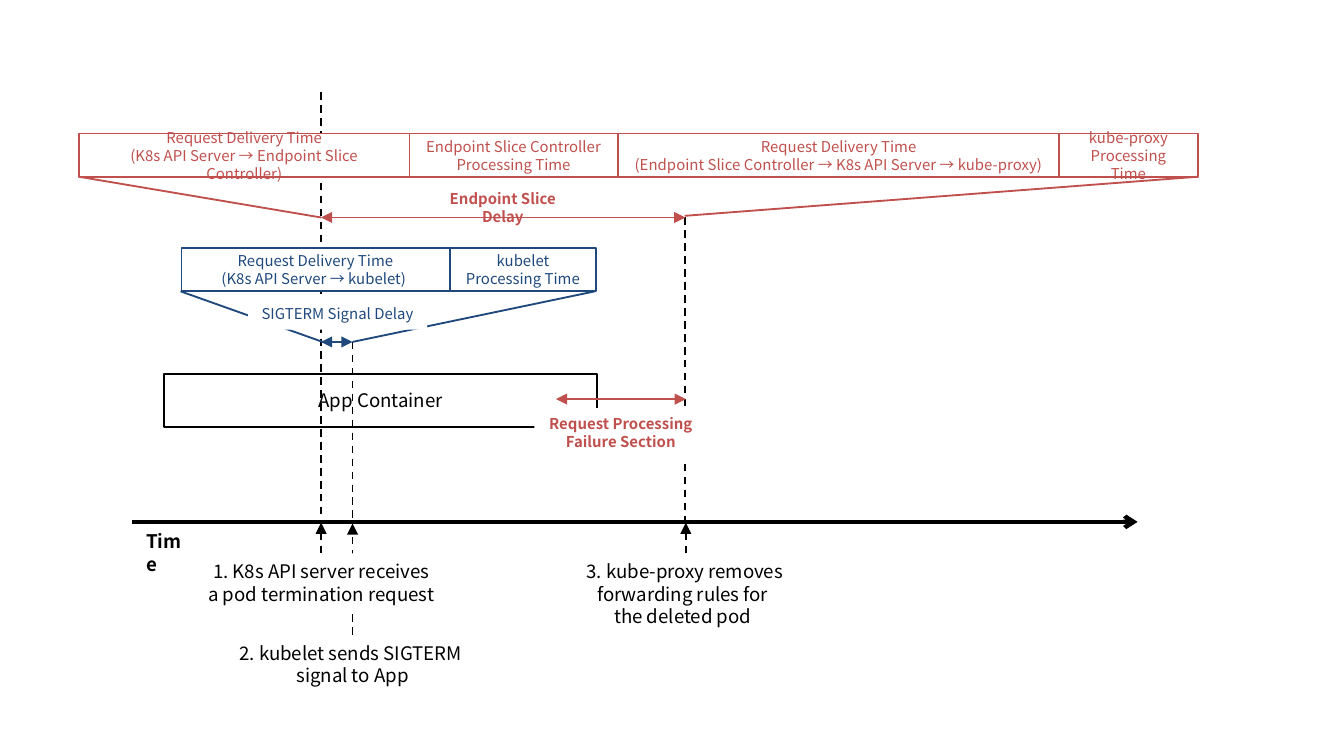
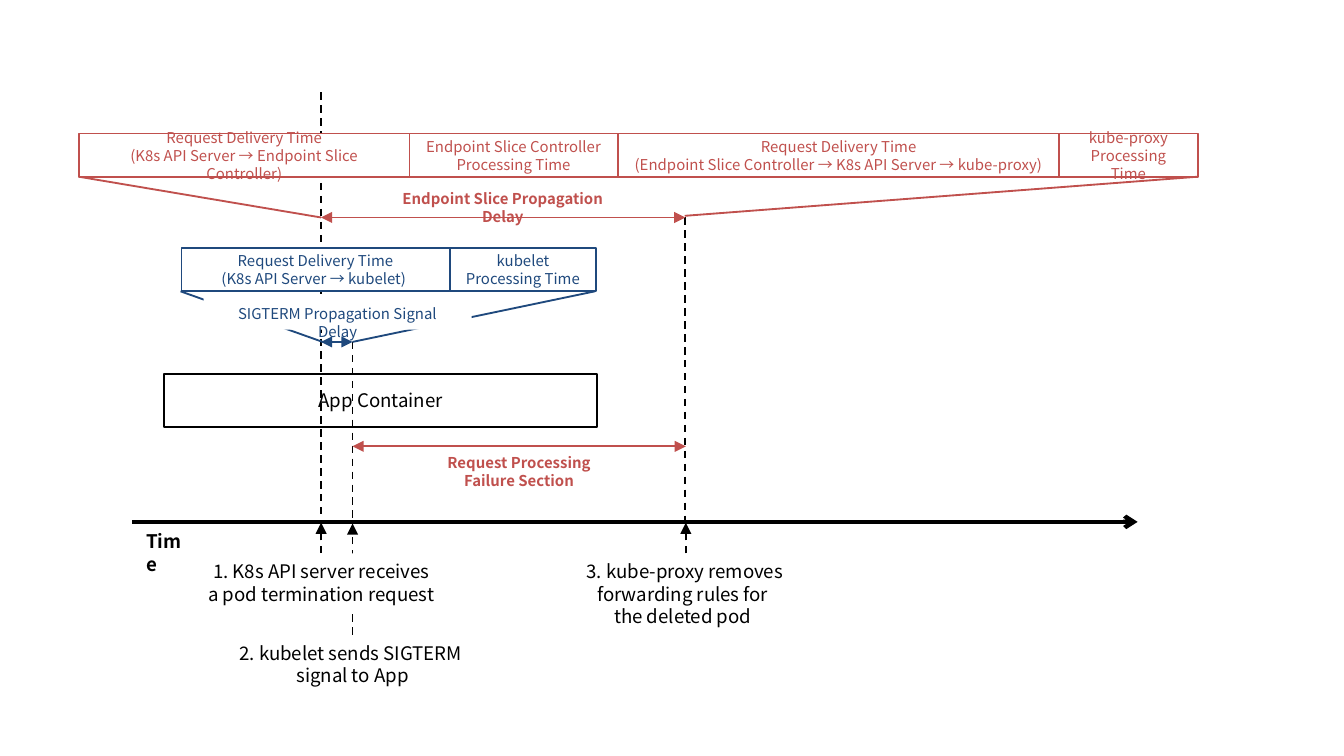
Before and after one commit to ssup2/blog-software, a slide deck: slide 2 of content/docs/theory-analysis/kubernetes-pod-termination/images/images.pptx. Drawn at 1344x756 pixels with LibreOffice and Linux fonts; fonts in the diff are those of the drawing. Boxes give left, top, right and bottom in pixels: in the first picture for what was removed or moved away, otherwise in the second. Text is boxed around its words. In the diff, an @@ line names an element or a change of style, - is before the commit and + after.

```diff
--- a/content/docs/theory-analysis/kubernetes-pod-termination/images/images.pptx
+++ b/content/docs/theory-analysis/kubernetes-pod-termination/images/images.pptx
@@ text at <box>402,192,603,226</box>: text changed @@
-Endpoint Slice Delay
+Endpoint Slice Propagation Delay
@@ text at <box>238,307,436,342</box>: text changed @@
-SIGTERM Signal Delay
+SIGTERM Propagation Signal Delay
@@ double arrow moved from (685, 399) - (556, 399) to (685, 446) - (352, 446) @@
@@ text "Request Processing": place and size @@
-text "Request Processing" at <box>549,417,693,447</box>
+text "Request Processing" at <box>447,456,591,486</box>
```
Also in this commit, not shown: 1 other slide changed, 2 other files.
